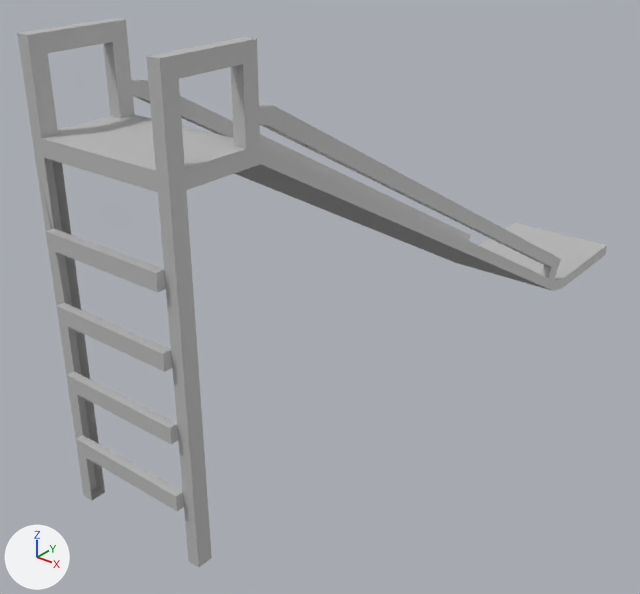
An edit to the FBX model OBJ/slideModel.fbx, drawn before and after from the same camera.
Camera for both pictures: a 50 mm lens placed at (0.235, 0.037, 0.243), pointed at (-0.021, 0.358, 0.044). The axes (+X, +Y, +Z) are drawn at lower left. The lights are the same throughout. Where no turn or scale is listed for an object, it has been applied to the vertices.

The first picture shows 'slideModel'.
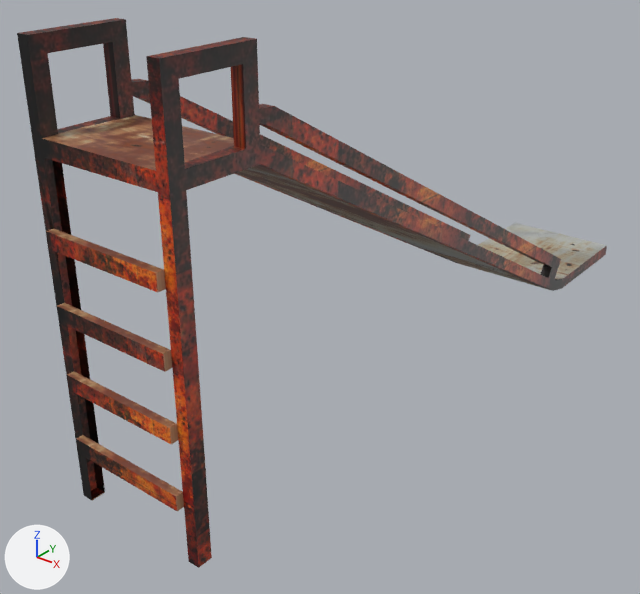
Where the change shows, as pixel boxes (x1, y1, x2, y2) in the pictures (640 x 594 px):
'slideModel', surface changed (grey to brown): (17, 18, 607, 568) in both

Edits to the bpy script that builds the scene:
```text
Add img_slide_png:
    img_slide_png = load_image('Slide.png', '_unpacked/Slide.png', 1024, 1024, 'sRGB')
Change mat_playground_texture:
    remove mat_playground_texture.base_color = (0.5, 0.5, 0.5)  # grey #bcbcbc
    add mat_playground_texture.texture = img_slide_png  # with its transparency
Change me_mesh:
    where me_mesh.from_pydata(...)  # 128 vertices, 132 faces; spans x -0.035..0.035, y -0.046..0.35, z 0.0..0.193
    used by ob_slidemodel; location = (0.0, 0.2546, 0.0)
    me_mesh part 1: texture (UV) coordinates of 132 of 132 faces, centred in x -0.035..0.035, y -0.046..0.35, z 0.0..0.193, changed; they spanned u 0.0..1.0, v 0.0..1.0 and now span u 0.03..0.55, v 0.04..0.99
```
